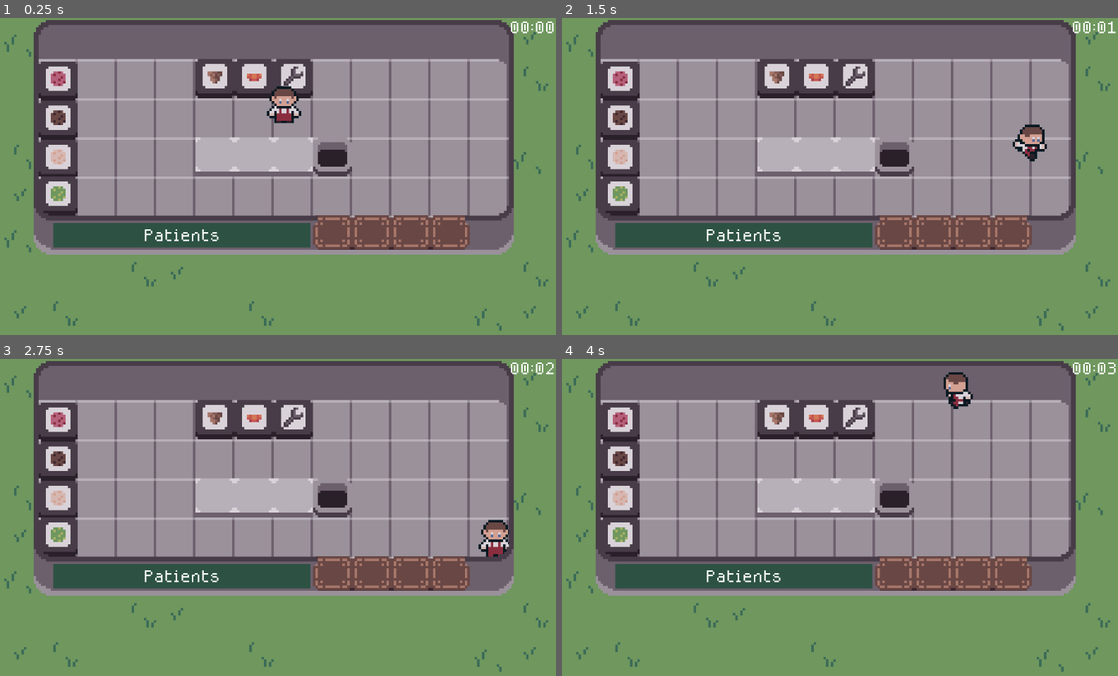
Above: before the commit, frames 1-4 (two rows, left to right).
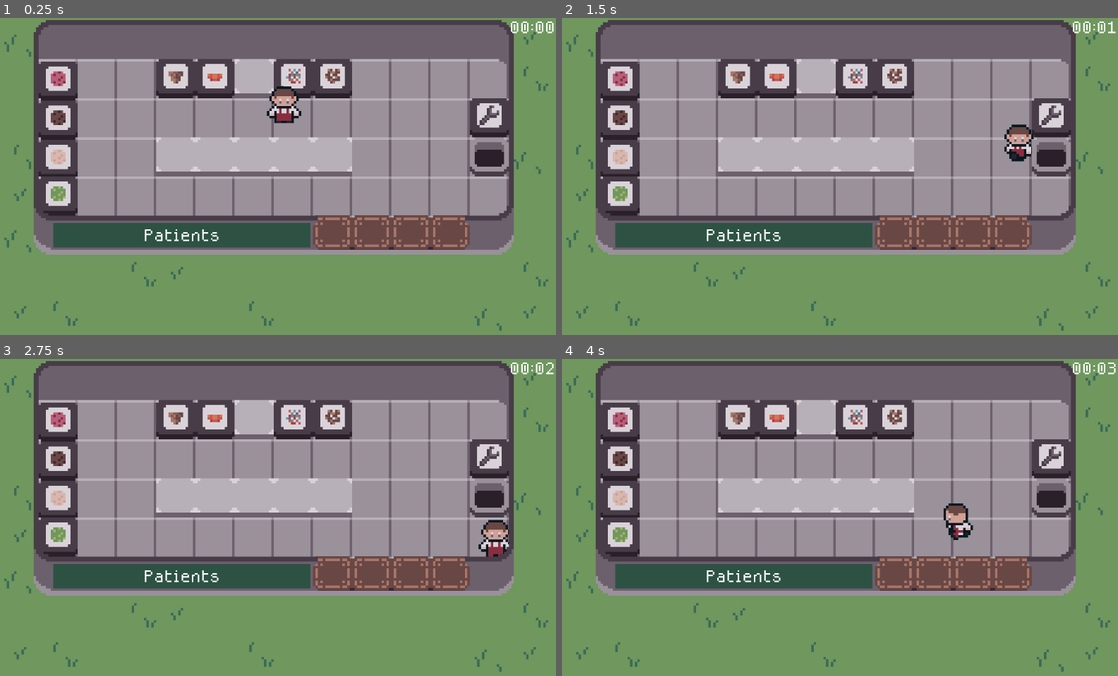
Above: after the commit, the same moments.

Repository: ToBinio/ice-truck
Game: Godot game, scene res://main.tscn
The game is run twice, just before and just after one commit, with the same random seed, the same clock (stepped at 60 frames per second) and the same inputs.
Inputs:
- Up to frame 1 (0.25 s): no input
- Up to frame 2 (1.5 s): tap Enter at 0.5 s; hold Right (right) 0.53-1.28 s; hold E (interact) 0.53-1.28 s; hold Down (down) from 1.28 s (still down); tap E (interact) at 1.35 s
- Up to frame 3 (2.75 s): release Down (down) at 2.03 s; hold Right (right) from 2.03 s (still down); hold E (interact) from 2.03 s (still down)
- Up to frame 4 (4 s): release Right (right) at 2.78 s; release E (interact) at 2.78 s; hold Up (up) 2.78-3.53 s; tap E (interact) at 2.85 s; hold Left (left) from 3.53 s (still down); hold E (interact) from 3.53 s (still down)

The runs differ from the first frame. In frame 1, 5.9% of the frame differs, in the area x 28-92%, y 12-50%; in frame 2, 6.4%; in frame 3, 5.9%; in frame 4, 6.8%, in the area x 28-92%, y 4-58%.

Commit message:
add addons to ice - resolves #9

Diff:
--- a/Interactables/Interactable.tscn
+++ b/Interactables/Interactable.tscn
@@ -34,6 +34,7 @@
 [node name="Broken" type="Sprite2D" parent="."]
 unique_name_in_owner = true
 modulate = Color(1, 1, 1, 0.588235)
+z_index = 5
 position = Vector2(0, -1)
 texture = ExtResource("3_o0cj4")
 
--- a/Interactables/Service/Service.tscn
+++ b/Interactables/Service/Service.tscn
@@ -10,9 +10,12 @@
 [ext_resource type="Script" uid="uid://fkdliok7ftoe" path="res://Items/Ingredient/base_ingredient.gd" id="7_4rbit"]
 [ext_resource type="Resource" uid="uid://dw5od6u4y4vts" path="res://Items/Ingredient/Ingredients/ice_pistachio.tres" id="7_710vm"]
 [ext_resource type="Resource" uid="uid://b4eeu8gem8aqi" path="res://Items/Ingredient/Ingredients/cone.tres" id="8_2hnnq"]
+[ext_resource type="Script" uid="uid://cxxdurv1fayml" path="res://Items/Ingredient/addon_ingredient.gd" id="8_7bg7k"]
+[ext_resource type="Resource" uid="uid://cnv4unqt6rkuv" path="res://Items/Ingredient/Ingredients/cookies.tres" id="9_2l7cv"]
 [ext_resource type="Resource" uid="uid://bdllhcne0w1oi" path="res://Items/Ingredient/Ingredients/cup.tres" id="10_7bg7k"]
 [ext_resource type="AudioStream" uid="uid://lknvkf2uuc3t" path="res://Audio/coins.wav" id="10_gkybo"]
 [ext_resource type="PackedScene" uid="uid://bgem4m2tr8uk0" path="res://Items/Holdable/ItemHoldable.tscn" id="10_n83t4"]
+[ext_resource type="Resource" uid="uid://cwxk124vgjvav" path="res://Items/Ingredient/Ingredients/sprinkels.tres" id="10_xbbdl"]
 [ext_resource type="AudioStream" uid="uid://b28yh5j0aq15c" path="res://Audio/customer.wav" id="11_0fsxj"]
 [ext_resource type="Texture2D" uid="uid://belvtlihoavvp" path="res://player/npc1.png" id="11_4rbit"]
 [ext_resource type="Texture2D" uid="uid://7t1ki5tkodt3" path="res://player/npc-buble.png" id="11_jlyrl"]
@@ -201,6 +204,7 @@
 [node name="Interactable" groups=["Service"] instance=ExtResource("1_njncs")]
 script = ExtResource("2_1o6vg")
 possible_ice = Array[ExtResource("3_uxhjx")]([ExtResource("4_myjxr"), ExtResource("5_2hnnq"), ExtResource("6_n83t4"), ExtResource("7_710vm")])
+possible_addons = Array[ExtResource("8_7bg7k")]([ExtResource("9_2l7cv"), ExtResource("10_xbbdl")])
 possible_base = Array[ExtResource("7_4rbit")]([ExtResource("8_2hnnq"), ExtResource("10_7bg7k")])
 texture = SubResource("AtlasTexture_7d57v")
 broken_texture = SubResource("AtlasTexture_uxhjx")
--- a/Interactables/Service/service.gd
+++ b/Interactables/Service/service.gd
@@ -2,6 +2,7 @@
 class_name Service
 
 @export var possible_ice: Array[IceIngredient]
+@export var possible_addons: Array[AddonIngredient]
 @export var possible_base: Array[BaseIngredient]
 
 @onready var item_container: Node2D = %ItemContainer
@@ -39,7 +40,7 @@
 	if (task.is_same(player.item)):
 		task = null
 		_display_task()
-		GameManager.instance(self).happiness += 20
+		GameManager.instance(self).happiness += 35
 		animation_player.play("Down")
 		money_audio_stream.play()
 
@@ -75,14 +76,20 @@
 		sprite.texture = ingredient.icon_texture
 
 		@warning_ignore("integer_division")
-		sprite.position.y = i / 2 * 10
-		sprite.position.x = -5 if i % 2 == 0 else 5
+		sprite.position.y = i / 3 * 10
+
+		match i % 3:
+			0: sprite.position.x = 0
+			1: sprite.position.x = 10
+			2: sprite.position.x = -10
 
 		task_node.add_child(sprite)
 
 		i += 1
 
 	add_icon.call(task.base);
+	if(task.addon):
+		add_icon.call(task.addon);
 
 	for ice in task.ice:
 		add_icon.call(ice);
@@ -99,10 +106,15 @@
 		timer.start(randf_range(5,10))
 		return
 
+	var game_mamanger = GameManager.instance(self)
+
 	if not task:
 		var item = ItemResource.new()
 
 		item.base = possible_base.pick_random()
+
+		if randf() > 0.5 * game_mamanger.difficultly_scale:
+			item.addon = possible_addons.pick_random()
 
 		for _i in randi_range(1,3):
 			item.ice.append(possible_ice.pick_random())
@@ -115,5 +127,4 @@
 		_display_task()
 		customer_stream_player.play()
 
-	var game_mamanger = GameManager.instance(self)
-	timer.start(randf_range(5 * game_mamanger.difficultly_scale,10 * game_mamanger.difficultly_scale))
+	timer.start(randf_range(8 * game_mamanger.difficultly_scale,15 * game_mamanger.difficultly_scale))
--- /dev/null
+++ b/Items/Ingredient/Ingredients/cookies.tres
@@ -0,0 +1,30 @@
+[gd_resource type="Resource" script_class="AddonIngredient" load_steps=8 format=3 uid="uid://cnv4unqt6rkuv"]
+
+[ext_resource type="Texture2D" uid="uid://6gkpjgw28kd2" path="res://Items/Ingredient/Ingredients/ingredients.png" id="1_8pbev"]
+[ext_resource type="Script" uid="uid://cxxdurv1fayml" path="res://Items/Ingredient/addon_ingredient.gd" id="1_ujkd7"]
+[ext_resource type="Texture2D" uid="uid://o53mm2gqr6qk" path="res://Items/Ingredient/Ingredients/ingredients_model.png" id="2_woqvs"]
+
+[sub_resource type="AtlasTexture" id="AtlasTexture_woqvs"]
+atlas = ExtResource("1_8pbev")
+region = Rect2(56, 0, 8, 0)
+
+[sub_resource type="AtlasTexture" id="AtlasTexture_qgdfc"]
+atlas = ExtResource("2_woqvs")
+region = Rect2(190, 0, 10, 0)
+
+[sub_resource type="AtlasTexture" id="AtlasTexture_46uy0"]
+atlas = ExtResource("2_woqvs")
+region = Rect2(180, 0, 10, 0)
+
+[sub_resource type="AtlasTexture" id="AtlasTexture_pnboi"]
+atlas = ExtResource("2_woqvs")
+region = Rect2(170, 0, 10, 0)
+
+[resource]
+script = ExtResource("1_ujkd7")
+level1_texture = SubResource("AtlasTexture_qgdfc")
+level2_texture = SubResource("AtlasTexture_46uy0")
+level3_texture = SubResource("AtlasTexture_pnboi")
+name = "Cookies"
+icon_texture = SubResource("AtlasTexture_woqvs")
+metadata/_custom_type_script = "uid://cxxdurv1fayml"
--- /dev/null
+++ b/Items/Ingredient/Ingredients/sprinkels.tres
@@ -0,0 +1,30 @@
+[gd_resource type="Resource" script_class="AddonIngredient" load_steps=8 format=3 uid="uid://cwxk124vgjvav"]
+
+[ext_resource type="Texture2D" uid="uid://6gkpjgw28kd2" path="res://Items/Ingredient/Ingredients/ingredients.png" id="1_3vgyq"]
+[ext_resource type="Script" uid="uid://cxxdurv1fayml" path="res://Items/Ingredient/addon_ingredient.gd" id="2_hi280"]
+[ext_resource type="Texture2D" uid="uid://o53mm2gqr6qk" path="res://Items/Ingredient/Ingredients/ingredients_model.png" id="2_sdcgs"]
+
+[sub_resource type="AtlasTexture" id="AtlasTexture_sdcgs"]
+atlas = ExtResource("1_3vgyq")
+region = Rect2(48, 0, 8, 0)
+
+[sub_resource type="AtlasTexture" id="AtlasTexture_hi280"]
+atlas = ExtResource("2_sdcgs")
+region = Rect2(160, 0, 10, 0)
+
+[sub_resource type="AtlasTexture" id="AtlasTexture_4ix82"]
+atlas = ExtResource("2_sdcgs")
+region = Rect2(150, 0, 10, 0)
+
+[sub_resource type="AtlasTexture" id="AtlasTexture_h4ih3"]
+atlas = ExtResource("2_sdcgs")
+region = Rect2(140, 0, 10, 0)
+
+[resource]
+script = ExtResource("2_hi280")
+level1_texture = SubResource("AtlasTexture_hi280")
+level2_texture = SubResource("AtlasTexture_4ix82")
+level3_texture = SubResource("AtlasTexture_h4ih3")
+name = "Sprinkels"
+icon_texture = SubResource("AtlasTexture_sdcgs")
+metadata/_custom_type_script = "uid://cxxdurv1fayml"
--- /dev/null
+++ b/Items/Ingredient/addon_ingredient.gd
@@ -0,0 +1,6 @@
+extends Ingredient
+class_name AddonIngredient
+
+@export var level1_texture: Texture
+@export var level2_texture: Texture
+@export var level3_texture: Texture
--- a/Items/item.gd
+++ b/Items/item.gd
@@ -14,6 +14,14 @@
 	if(resource.base):
 		_display_ingredient(resource.base.model_texture)
 
+	if(resource.addon):
+		var ice_count = resource.ice.size()
+		match ice_count:
+			0: _display_ingredient(resource.addon.level3_texture)
+			1: _display_ingredient(resource.addon.level1_texture)
+			2: _display_ingredient(resource.addon.level2_texture)
+			3: _display_ingredient(resource.addon.level3_texture)
+
 	if(resource.basic):
 		_display_ingredient(resource.basic.model_texture)
 
--- a/Items/item_resource.gd
+++ b/Items/item_resource.gd
@@ -4,6 +4,7 @@
 @export var basic: BasicIngredient
 
 @export var base: BaseIngredient
+@export var addon: AddonIngredient
 @export var ice: Array[IceIngredient]
 
 const SCENE = preload("res://Items/Item.tscn")
@@ -13,6 +14,8 @@
 
 	if ingredient is BasicIngredient:
 		item.basic = ingredient
+	if ingredient is AddonIngredient:
+		item.addon = ingredient
 	if ingredient is IceIngredient:
 		item.ice.append(ingredient)
 	if ingredient is BaseIngredient:
@@ -28,6 +31,11 @@
 	if(b.base):
 		item.base = b.base
 
+	if(a.addon):
+		item.addon = a.addon
+	if(b.addon):
+		item.addon = b.addon
+
 	item.ice.append_array(a.ice)
 	item.ice.append_array(b.ice)
 
@@ -40,6 +48,9 @@
 	if a.base and b.base:
 		return false
 
+	if a.addon and b.addon:
+		return false
+
 	if a.ice.size() + b.ice.size() > 3:
 		return false
 
@@ -50,6 +61,8 @@
 		return false
 	if base != other.base:
 		return false
+	if addon != other.addon:
+		return false
 
 	if ice.size() != other.ice.size():
 		return false
--- a/main.tscn
+++ b/main.tscn
@@ -17,6 +17,8 @@
 [ext_resource type="Texture2D" uid="uid://mglnsltghlgx" path="res://spritesheet.png" id="12_dg77c"]
 [ext_resource type="Resource" uid="uid://dw5od6u4y4vts" path="res://Items/Ingredient/Ingredients/ice_pistachio.tres" id="13_2cqfq"]
 [ext_resource type="Resource" uid="uid://bdllhcne0w1oi" path="res://Items/Ingredient/Ingredients/cup.tres" id="15_yaehf"]
+[ext_resource type="Resource" uid="uid://cwxk124vgjvav" path="res://Items/Ingredient/Ingredients/sprinkels.tres" id="16_82xsv"]
+[ext_resource type="Resource" uid="uid://cnv4unqt6rkuv" path="res://Items/Ingredient/Ingredients/cookies.tres" id="17_getpj"]
 
 [sub_resource type="Animation" id="Animation_efxa6"]
 resource_name = "Death"
@@ -31,7 +33,7 @@
 "times": PackedFloat32Array(0, 1),
 "transitions": PackedFloat32Array(1, 1),
 "update": 0,
-"values": [48, 86]
+"values": [48, 128]
 }
 tracks/1/type = "value"
 tracks/1/imported = false
@@ -55,7 +57,7 @@
 "times": PackedFloat32Array(0.533333, 1.5),
 "transitions": PackedFloat32Array(1, 1),
 "update": 0,
-"values": [1, 50]
+"values": [1, 48]
 }
 tracks/3/type = "value"
 tracks/3/imported = false
@@ -327,7 +329,7 @@
 grow_horizontal = 2
 grow_vertical = 2
 theme_override_fonts/font = ExtResource("5_vivmo")
-theme_override_font_sizes/font_size = 30
+theme_override_font_sizes/font_size = 32
 text = "Try Again"
 
 [node name="AnimationPlayer" type="AnimationPlayer" parent="CanvasLayer"]
@@ -426,11 +428,20 @@
 [node name="Table3" parent="World/Interactables" instance=ExtResource("2_0xm2m")]
 position = Vector2(8, -8)
 
+[node name="Table5" parent="World/Interactables" instance=ExtResource("2_0xm2m")]
+position = Vector2(24, -8)
+
+[node name="Table6" parent="World/Interactables" instance=ExtResource("2_0xm2m")]
+position = Vector2(-8, -40)
+
 [node name="Table" parent="World/Interactables" instance=ExtResource("2_0xm2m")]
 position = Vector2(-24, -8)
 
+[node name="Table4" parent="World/Interactables" instance=ExtResource("2_0xm2m")]
+position = Vector2(-40, -8)
+
 [node name="Trash2" parent="World/Interactables" instance=ExtResource("6_7mycd")]
-position = Vector2(24, -8)
+position = Vector2(88, -8)
 is_broken = false
 can_break = false
 
@@ -451,15 +462,23 @@
 ingredient = ExtResource("13_2cqfq")
 
 [node name="Spawner" parent="World/Interactables" instance=ExtResource("7_272bh")]
+position = Vector2(-40, -40)
+ingredient = ExtResource("4_lquwl")
+
+[node name="Spawner7" parent="World/Interactables" instance=ExtResource("7_272bh")]
 position = Vector2(-24, -40)
-ingredient = ExtResource("4_lquwl")
-
-[node name="Spawner7" parent="World/Interactables" instance=ExtResource("7_272bh")]
-position = Vector2(-8, -40)
 ingredient = ExtResource("15_yaehf")
 
+[node name="Spawner8" parent="World/Interactables" instance=ExtResource("7_272bh")]
+position = Vector2(8, -40)
+ingredient = ExtResource("16_82xsv")
+
+[node name="Spawner9" parent="World/Interactables" instance=ExtResource("7_272bh")]
+position = Vector2(24, -40)
+ingredient = ExtResource("17_getpj")
+
 [node name="Spawner5" parent="World/Interactables" instance=ExtResource("7_272bh")]
-position = Vector2(8, -40)
+position = Vector2(88, -24)
 ingredient = ExtResource("8_efxa6")
 can_break = false
 
Not shown: 1 places in Interactables/Service/Service.tscn that only renumber resources
Binary file changed: Items/Ingredient/Ingredients/ingredients.aseprite
Binary file changed: Items/Ingredient/Ingredients/ingredients.png
Binary file changed: Items/Ingredient/Ingredients/ingredients_model.aseprite.ase
Binary file changed: Items/Ingredient/Ingredients/ingredients_model.png
Binary file changed: Items/Ingredient/Ingredients/temp.png
Not shown, added: Items/Ingredient/addon_ingredient.gd.uid
Not shown: 1 places in main.tscn that only renumber resources
